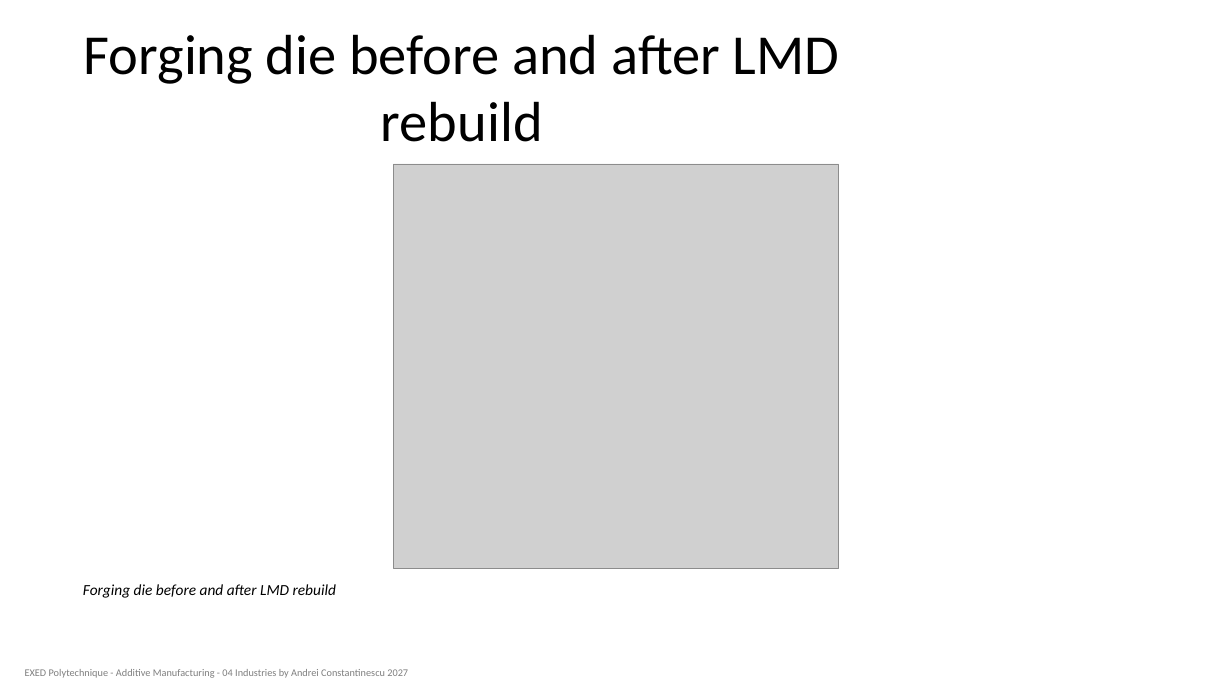
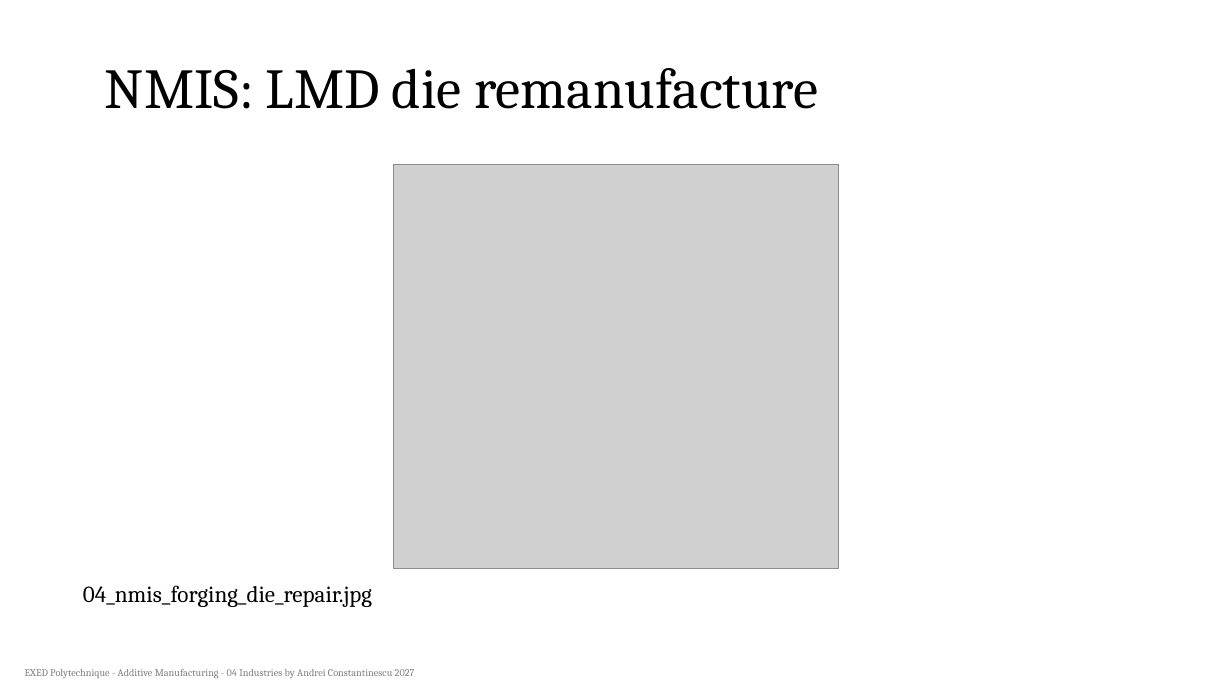
Before and after one commit to aconstant-lms/X-FabAdd, a slide deck: slide 11 of 04_industries/slides/04_am_repair_figures_test.pptx. Drawn at 1232x693 pixels with LibreOffice and Linux fonts; fonts in the diff are those of the drawing; grey boxes stand for pictures. Boxes give left, top, right and bottom in pixels: in the first picture for what was removed or moved away, otherwise in the second. Text is boxed around its words. In the diff, an @@ line names an element or a change of style, - is before the commit and + after.

```diff
--- a/04_industries/slides/04_am_repair_figures_test.pptx
+++ b/04_industries/slides/04_am_repair_figures_test.pptx
@@ title at (x1=105, y1=68, x2=818, y2=109): text changed; font Calibri to Cambria @@
-Forging die before and after LMD rebuild
+NMIS: LMD die remanufacture
@@ text at (x1=83, y1=585, x2=372, y2=607): text changed; size 12 to 18 pt; font Calibri to Cambria; italic off @@
-Forging die before and after LMD rebuild
+04_nmis_forging_die_repair.jpg
@@ text "EXED Polytechnique - Additive Manufacturing ..." at (x1=25, y1=669, x2=415, y2=678): font Calibri to Cambria @@
```
Also in this commit, not shown: 14 other slides changed.
